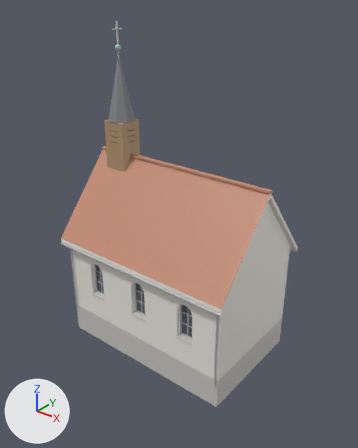
Renders of the glTF model app/assets/models/buildings/chapel_m.glb from each side of a commit.
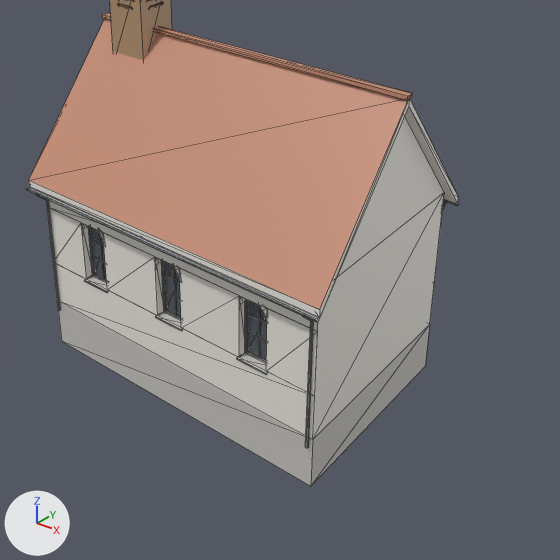
Each version appears first whole from a 50 mm lens placed at (16.2, -20.1, 18.9), pointed at (0.2, -0.1, 6.5), and next in a close-up on the part from 13% to 99% of the width and 31% to 100% of the height. Every picture has the same lights, and +X, +Y and +Z are marked at lower left. The first two pictures are the older version. The close-ups show mesh edges as thin lines. Vertices at exactly the same position are counted once.

Before the edit, the objects in view are built like this:
```python
me_chapel_m = bpy.data.meshes.new('chapel_m')
me_chapel_m.from_pydata(...)  # 740 vertices, 994 faces; spans x -5.9..5.8, y -4.0..4.0, z -1.5..17.1
me_chapel_m.materials.append(mat_copper)  # greyish green #a0c4b6
me_chapel_m.materials.append(mat_door)  # brown #a68665
me_chapel_m.materials.append(mat_glass)  # greyish blue #505961
me_chapel_m.materials.append(mat_metal)  # light grey #c4c5c8
me_chapel_m.materials.append(mat_plaster)  # white #efebe3
me_chapel_m.materials.append(mat_slate)  # grey #86898e
me_chapel_m.materials.append(mat_stone)  # light grey #cbc8c4
me_chapel_m.materials.append(mat_tiles)  # brown #c48b73
me_chapel_m.materials.append(mat_wood)  # beige #b39573
me_chapel_m.materials.append(mat_wood_dark)  # brown #907659
ob_chapel_m = bpy.data.objects.new('chapel_m', me_chapel_m)
ob_chapel_m.location = (0.0, 0.0, 0.0)
```
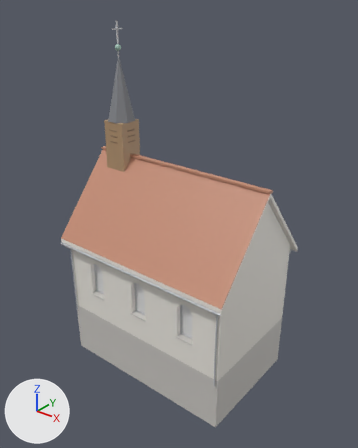
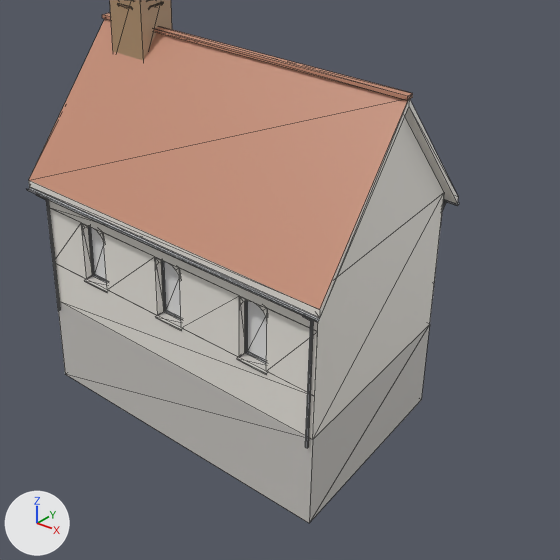
Location of each change, (x1, y1, x2, y2) in pixels of the close-ups (560 x 560 px):
'chapel_m', reshaped: before (27, 0, 459, 486); after (27, 0, 459, 523)
part 1 of me_chapel_m, deleted (mostly hidden): before (91, 230, 267, 358)
part 2 of me_chapel_m, recoloured: (91, 227, 267, 360) in both

The change, as a diff of the scene's bpy script:
```diff
--- a/app/assets/models/buildings/chapel_m.glb.py
+++ b/app/assets/models/buildings/chapel_m.glb.py
@@ mat_leaded @@
+mat_leaded = principled_material('leaded')
+mat_leaded.base_color = (0.8, 0.8, 0.8)  # white #e7e7e7
@@ me_chapel_m @@
 # used by ob_chapel_m; location = (0.0, 0.0, 0.0)
-me_chapel_m.from_pydata(...)  # 740 vertices, 994 faces; spans x -5.9..5.8, y -4.0..4.0, z -1.5..17.1
+me_chapel_m.from_pydata(...)  # 572 vertices, 742 faces; spans x -5.9..5.8, y -4.0..4.0, z -3.0..17.1
+# me_chapel_m part 1: 18 loose pieces with 144 vertices, spanning x -3.7..3.7, y -3.2..3.2, z 2.0..4.0, are deleted
+# me_chapel_m part 2: 12 faces spanning x -3.7..3.7, y -3.2..3.2, z 2.0..4.0 switch from mat_glass (greyish blue #505961) to mat_leaded (white #e7e7e7)
+# other edits to the shape of me_chapel_m do not show in these pictures
 me_chapel_m.materials.append(mat_copper)
```
